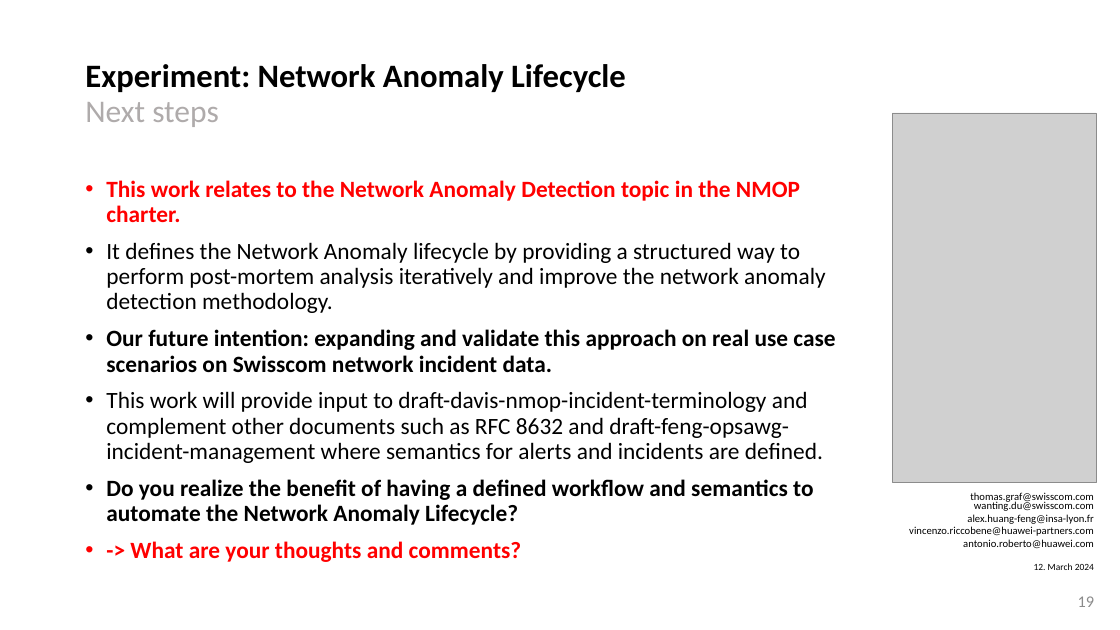
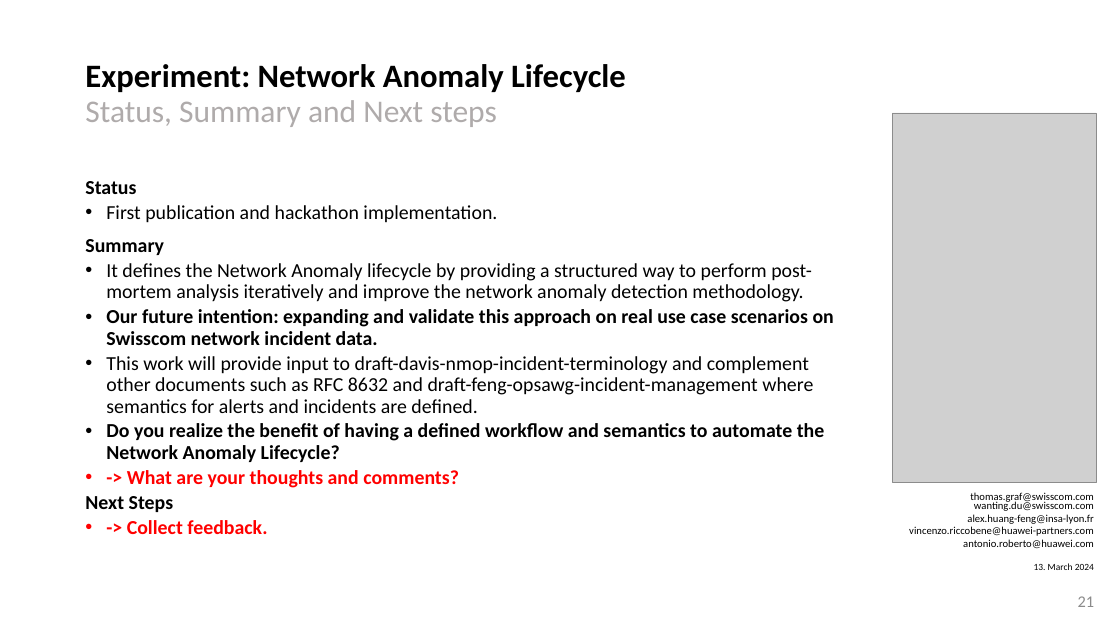
Before and after one commit to network-analytics/ietf-network-analytics-document-status, a slide deck: slide 21 of 119/NMOP/draft-netana-nmop-network-anomaly-semantics-and-lifecycle.pptx (slide 19 before the commit). Drawn at 1120x630 pixels with LibreOffice and Linux fonts; fonts in the diff are those of the drawing; grey boxes stand for pictures. Boxes give left, top, right and bottom in pixels: in the first picture for what was removed or moved away, otherwise in the second. Text is boxed around its words. In the diff, an @@ line names an element or a change of style, - is before the commit and + after.

```diff
--- a/119/NMOP/draft-netana-nmop-network-anomaly-semantics-and-lifecycle.pptx
+++ b/119/NMOP/draft-netana-nmop-network-anomaly-semantics-and-lifecycle.pptx
@@ title at box(85, 64, 626, 127): text changed @@
-Experiment: Network Anomaly Lifecycle
-Next steps
+Experiment: Network Anomaly Lifecycle
+Status, Summary and Next steps
@@ text at box(85, 181, 497, 255): text changed; size 20 to 17 pt; text colour #FF0000 to #000000; bold off @@
-• This work relates to the Network Anomaly Detection topic in the NMOP charter.
+Status
+• First publication and hackathon implementation.
+Summary
@@ text at box(106, 263, 834, 488): size 20 to 17 pt in "It defines the Network Anomaly lifecycle by ...", "Our future intention: expanding and validate this ...", "This work will provide input to draft-davis-nmop-incident-te ...", "Do you realize the benefit of having ..." and 1 more places; less space between paragraphs @@
@@ text at box(85, 496, 267, 534): paragraphs added @@
+Next Steps
+• -> Collect feedback.
@@ page number at box(1078, 596, 1095, 607): text changed @@
-19
+21
```
Also in this commit, not shown: 6 other slides changed, 3 slides added, 1 slide removed, 1 other file.
